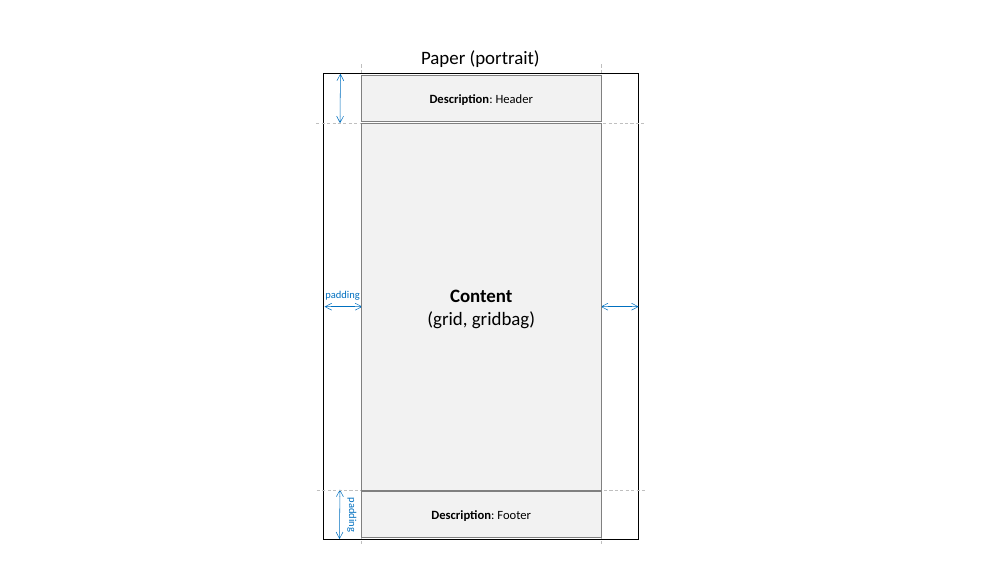
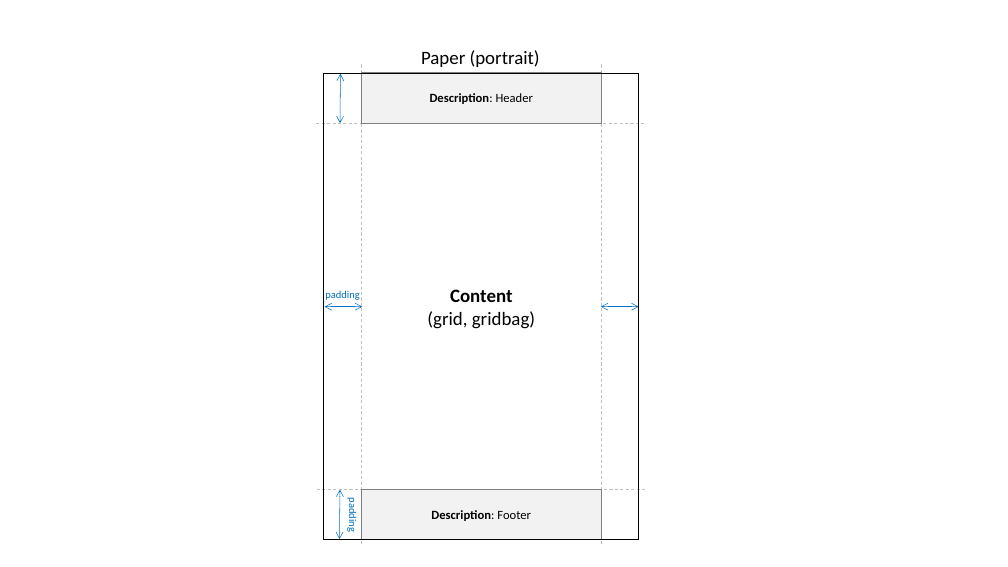
Before and after one commit to gazer2kanlin/uia-pdf, a slide deck: slide 1 of paper.pptx. Drawn at 1008x567 pixels with LibreOffice and Linux fonts; fonts in the diff are those of the drawing. Boxes give left, top, right and bottom in pixels: in the first picture for what was removed or moved away, otherwise in the second. Text is boxed around its words. In the diff, an @@ line names an element or a change of style, - is before the commit and + after.

```diff
--- a/paper.pptx
+++ b/paper.pptx
@@ rectangle "Content": place and size @@
-rectangle "Content" at box(361, 123, 601, 490)
+rectangle "Content" at box(324, 74, 638, 540)
@@ rectangle "Content" at box(324, 74, 638, 540): fill #F2F2F2 to none; outline #808080 0.75 pt to #000000 1 pt @@
@@ rectangle removed at box(324, 74, 638, 540) @@
```
Also in this commit, not shown: 1 other slide changed, 51 other files.
